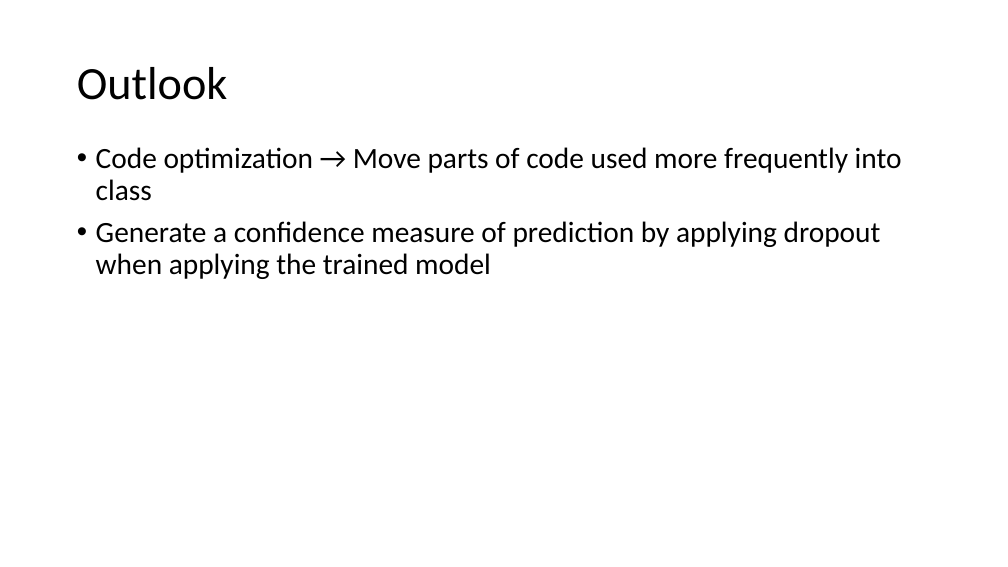
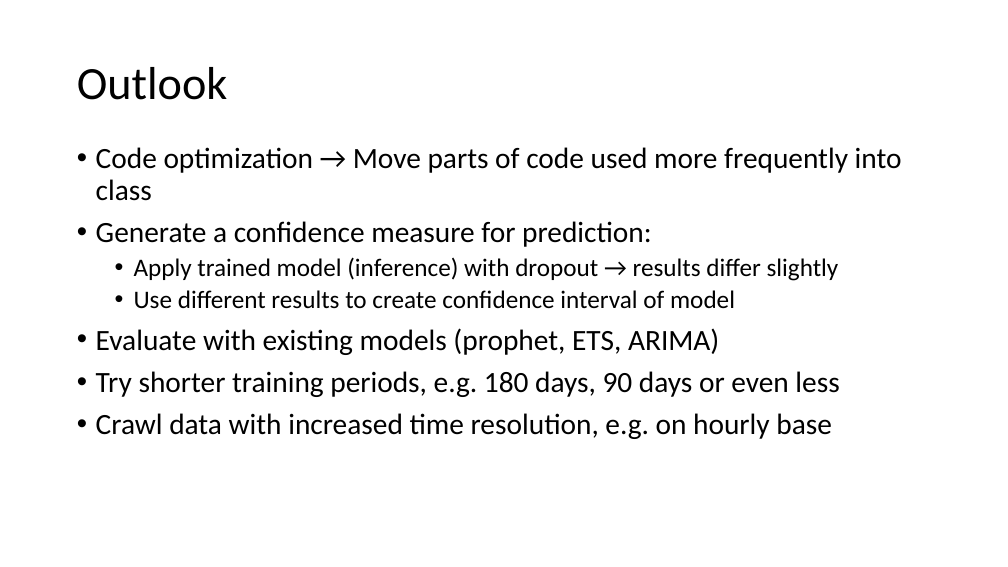
Before and after one commit to sfremerey/backprophet, a slide deck: slide 32 of Backprophet.pptx (slide 27 before the commit). Drawn at 1008x567 pixels with LibreOffice and Linux fonts; fonts in the diff are those of the drawing. Boxes give left, top, right and bottom in pixels: in the first picture for what was removed or moved away, otherwise in the second. Text is boxed around its words. In the diff, an @@ line names an element or a change of style, - is before the commit and + after.

Commit message:
Modified presentation.

```diff
--- a/Backprophet.pptx
+++ b/Backprophet.pptx
@@ text at (x1=96, y1=221, x2=839, y2=439): text changed @@
-• Generate a confidence measure of prediction by applying dropout when applying the trained model
+• Generate a confidence measure for prediction:
+  • Apply trained model (inference) with dropout → results differ slightly
+  • Use different results to create confidence interval of model
+• Evaluate with existing models (prophet, ETS, ARIMA)
+• Try shorter training periods, e.g. 180 days, 90 days or even less
+• Crawl data with increased time resolution, e.g. on hourly base
```
Also in this commit, not shown: 15 other slides changed, 6 slides added, 1 slide removed, 1 other file.
